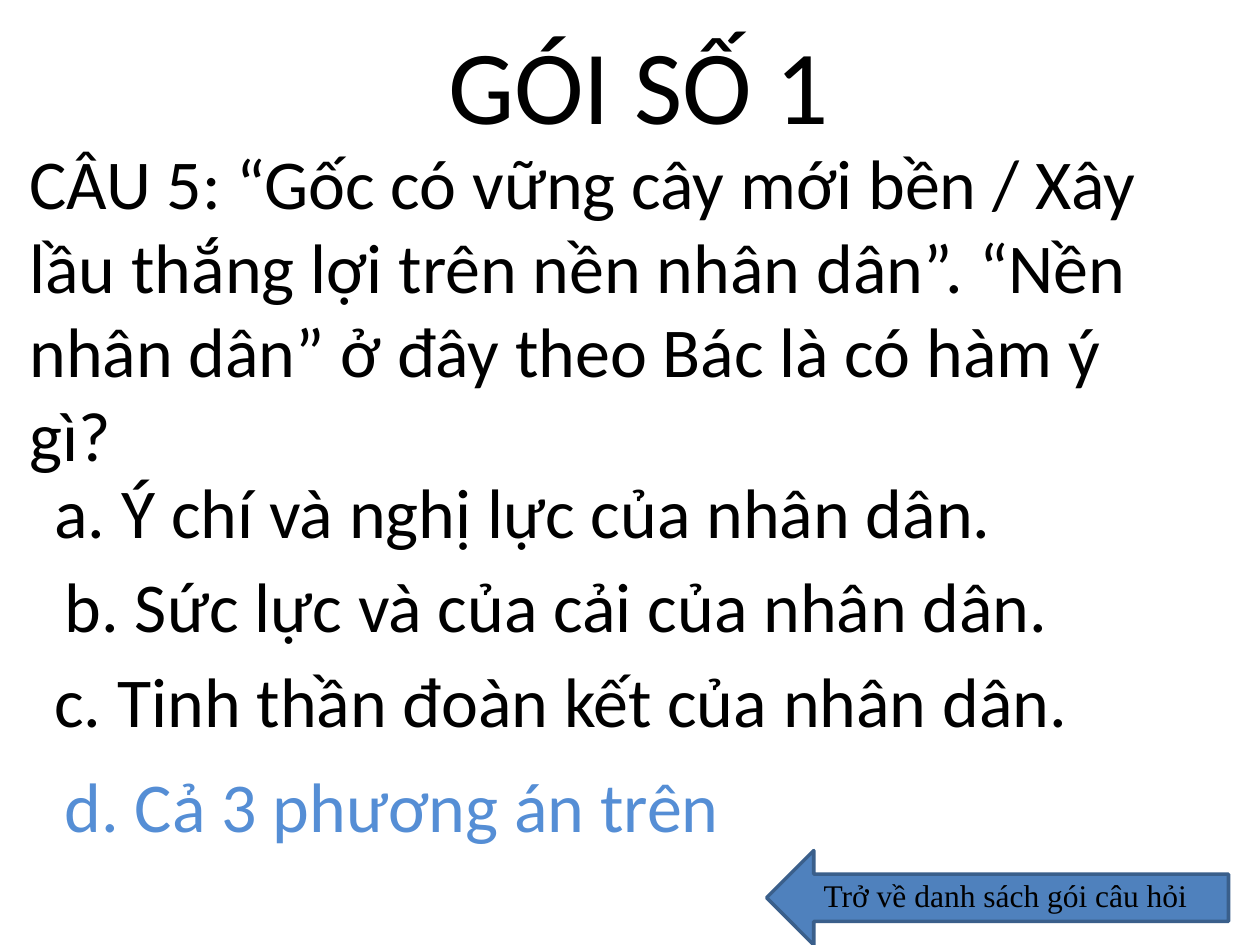
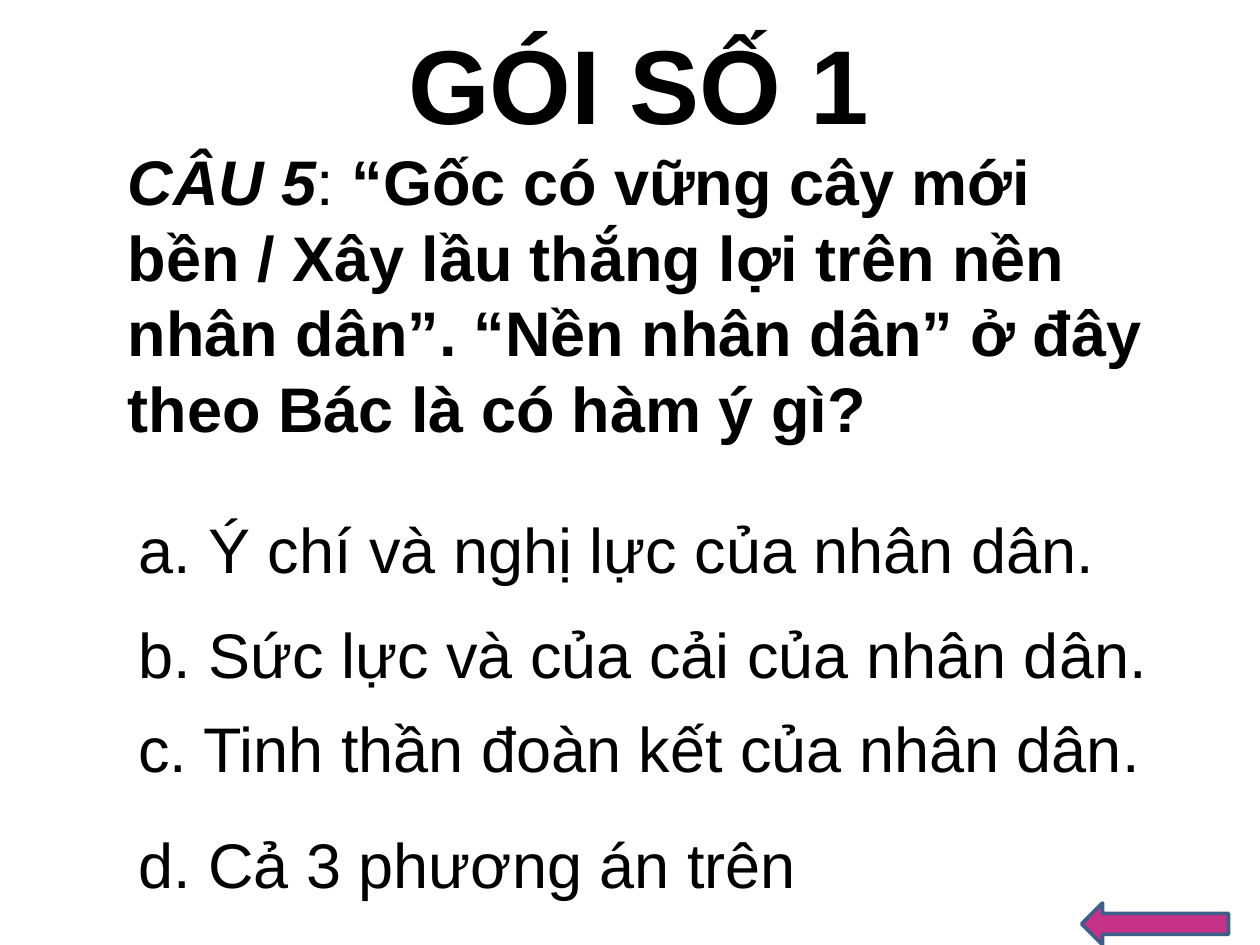
Before and after one commit to huytt/giao-an, a slide deck: slide 11 of hoi_thi.pptx (slide 8 before the commit). Drawn at 1260x945 pixels with LibreOffice and Linux fonts; fonts in the diff are those of the drawing; background and template pictures are left out. Boxes give left, top, right and bottom in pixels: in the first picture for what was removed or moved away, otherwise in the second. Text is boxed around its words. In the diff, an @@ line names an element or a change of style, - is before the commit and + after.

```diff
--- a/hoi_thi.pptx
+++ b/hoi_thi.pptx
@@ text "GÓI SỐ 1" at (x1=408, y1=41, x2=868, y2=125): font Calibri to Arial, bold on @@
@@ text "CÂU 5: “Gốc có vững ..." moved from (x1=29, y1=151, x2=1135, y2=473) to (x1=128, y1=156, x2=1141, y2=444) @@
@@ text "CÂU 5: “Gốc có vững ..." at (x1=128, y1=156, x2=1141, y2=444): size 40 to 36 pt, font Calibri to Arial, bold on; italic on in "CÂU 5:" @@
@@ text "a. Ý chí và nghị ..." moved from (x1=54, y1=480, x2=991, y2=550) to (x1=138, y1=523, x2=1094, y2=584) @@
@@ text "b. Sức lực và của ..." moved from (x1=65, y1=582, x2=1048, y2=644) to (x1=138, y1=630, x2=1147, y2=688) @@
@@ size 40 to 36 pt, font Calibri to Arial in 3 elements at (x1=138, y1=523, x2=1094, y2=584), (x1=138, y1=630, x2=1147, y2=688), (x1=138, y1=723, x2=1140, y2=773) @@
@@ text "c. Tinh thần đoàn kết ..." moved from (x1=54, y1=674, x2=1067, y2=728) to (x1=138, y1=723, x2=1140, y2=773) @@
@@ text "d. Cả 3 phương án ..." moved from (x1=65, y1=783, x2=718, y2=844) to (x1=138, y1=841, x2=795, y2=899) @@
@@ text "d. Cả 3 phương án ..." at (x1=138, y1=841, x2=795, y2=899): size 40 to 36 pt, font Calibri to Arial, text colour #558ED5 to #000000 @@
@@ left arrow removed at (x1=766, y1=850, x2=1228, y2=945) @@
@@ text removed at (x1=824, y1=884, x2=1187, y2=913) @@
-Trở về danh sách gói câu hỏi
@@ left arrow added at (x1=1081, y1=903, x2=1228, y2=945), fill #C53186, outline #3A5F8C 2 pt @@
```
Also in this commit, not shown: 12 other slides changed, 23 slides added, 1 slide removed.
